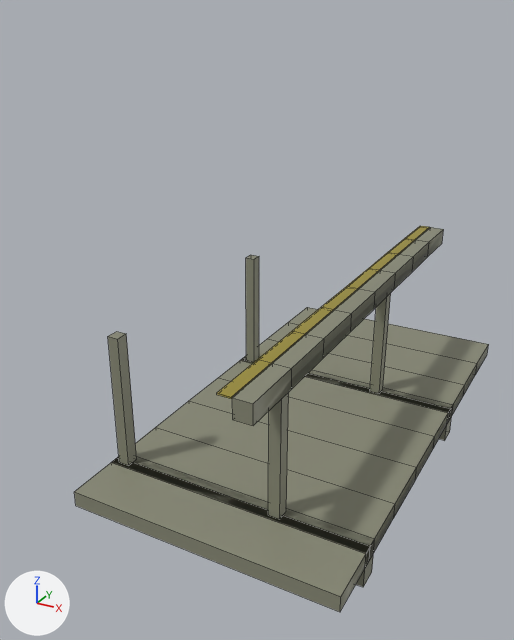
The FBX model unity/Assets/Models/Paths/p502/platform.fbx, before and after one commit.
Both versions are drawn from a camera (50 mm lens) standing at (1.96, -10.2, 5.65) and looking at (-3.17, -0.88, 0.99). The axes (+X, +Y, +Z) are drawn at lower left. The lights are the same throughout. The picture after the commit comes second. Mesh edges are drawn as thin lines. Where no turn or scale is listed for an object, it has been applied to the vertices.

Names of what the first picture shows: 'p502/platform'.
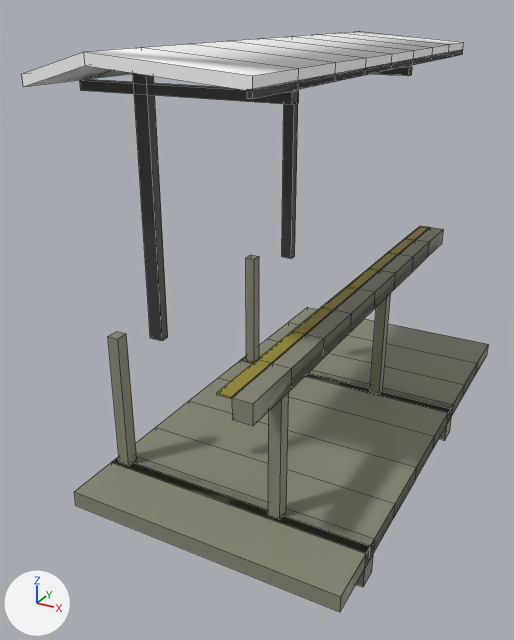
Where the change shows, as pixel boxes (x1, y1, x2, y2) in the pictures (514 x 640 px):
```json
{"object": "p502/platform", "change": "reshaped", "before": [74, 226, 489, 612], "after": [22, 31, 489, 612], "on screen": "12% wider, 50% taller"}
{"part": 1, "of": "me_p502_platform", "change": "added", "after": [133, 73, 168, 341]}
{"part": 2, "of": "me_p502_platform", "change": "added", "after": [80, 79, 299, 105]}
{"part": 3, "of": "me_p502_platform", "change": "added", "after": [282, 89, 298, 258]}
{"part": 4, "of": "me_p502_platform", "change": "added", "after": [373, 66, 412, 76]}
{"part": 5, "of": "me_p502_platform", "change": "added", "after": [247, 49, 463, 99]}
{"part": 6, "of": "me_p502_platform", "change": "added", "after": [22, 31, 464, 91]}
```

Edits to the scene script, one JSON object a line:
```json
{"op": "add", "block": "mat_bd_white_wall", "code": ["mat_bd_white_wall = principled_material('BD_WHITE_WALL')", "mat_bd_white_wall.base_color = (1.0, 1.0, 1.0)  # white #ffffff"]}
{"op": "add", "block": "mat_path_metal", "code": ["mat_path_metal = principled_material('PATH_METAL')", "mat_path_metal.base_color = (0.0783, 0.0783, 0.0783)  # dark grey #4f4f4f", "mat_path_metal.metallic = 0.616", "mat_path_metal.roughness = 0.524"]}
{"block": "me_p502_platform", "where": "# used by ob_p502_platform; location = (0.0, 0.0, 0.0)"}
{"op": "remove", "block": "me_p502_platform", "code": "me_p502_platform.from_pydata(...)  # 156 vertices, 159 faces; spans x -4.5..-0.3, y -4.0..4.0, z -1.4..1.51"}
{"op": "add", "block": "me_p502_platform", "code": "me_p502_platform.from_pydata(...)  # 278 vertices, 298 faces; spans x -4.5..-0.3, y -4.0..4.0, z -1.4..5.22"}
{"block": "me_p502_platform", "change": "me_p502_platform part 1: a new loose piece, a box spanning x -3.65..-3.45, y -3.07..-2.93, z 1.46..5.08, in mat_path_metal (dark grey #4f4f4f)"}
{"block": "me_p502_platform", "change": "me_p502_platform part 2: a new loose piece, a box spanning x -4.48..-1.53, y -3.08..-2.92, z 4.7..4.82, in mat_path_metal (dark grey #4f4f4f)"}
{"block": "me_p502_platform", "change": "me_p502_platform part 3: a new loose piece, a box spanning x -3.65..-3.45, y 0.93..1.07, z 1.46..5.08, in mat_path_metal (dark grey #4f4f4f)"}
{"block": "me_p502_platform", "change": "me_p502_platform part 4: a new loose piece, a box spanning x -4.48..-1.53, y 0.92..1.08, z 4.7..4.82, in mat_path_metal (dark grey #4f4f4f)"}
{"block": "me_p502_platform", "change": "me_p502_platform part 5: the loose piece of 36 vertices spanning x -1.78..-1.5, y -4.0..4.0, z 1.2..1.5 is copied, and the copy is scaled about its middle by (0.214, 1, 0.3), then moved by (0.11, 0.0, 3.54), in mat_path_metal (dark grey #4f4f4f); it spans x -1.56..-1.5, y -4.0..4.0, z 4.85..4.94"}
{"block": "me_p502_platform", "change": "me_p502_platform part 6: a new loose piece of 54 vertices spanning x -4.5..-1.5, y -4.0..4.0, z 4.82..5.22, in mat_bd_white_wall (white #ffffff)"}
{"op": "add", "block": "me_p502_platform", "code": "me_p502_platform.materials.append(mat_bd_white_wall)  # white #ffffff"}
{"op": "add", "block": "me_p502_platform", "code": "me_p502_platform.materials.append(mat_path_metal)  # dark grey #4f4f4f"}
```
